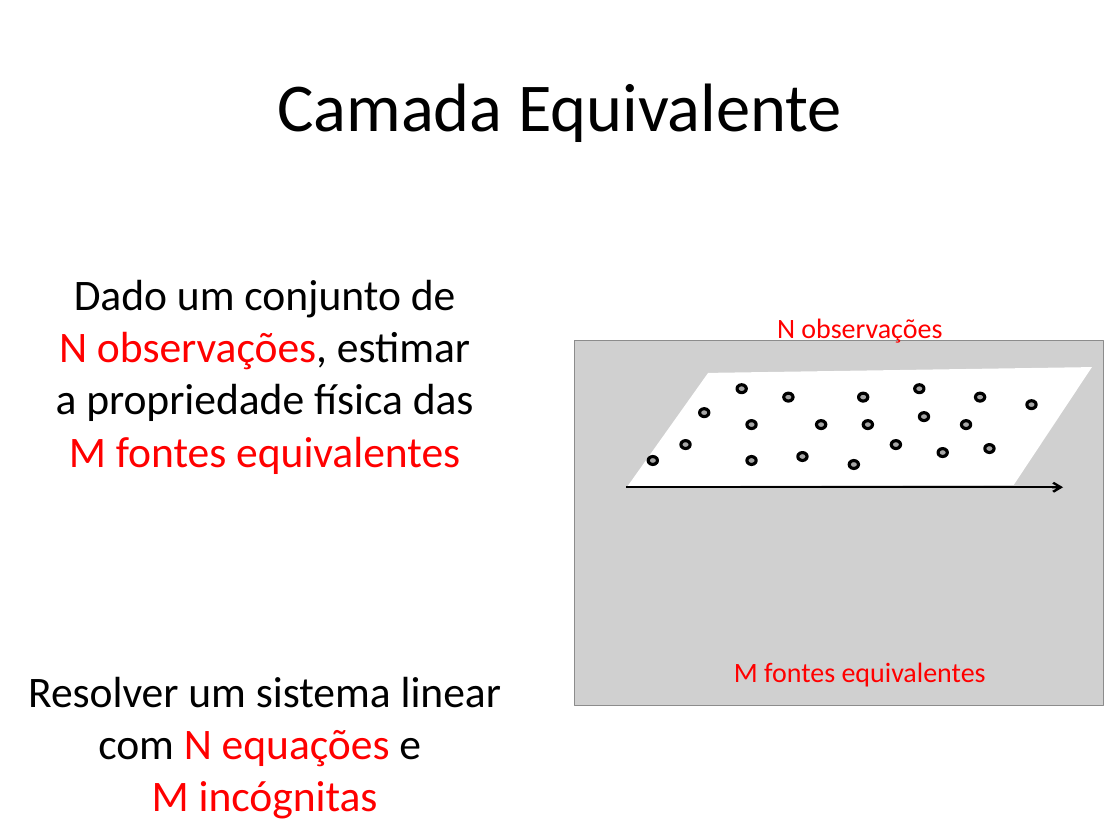
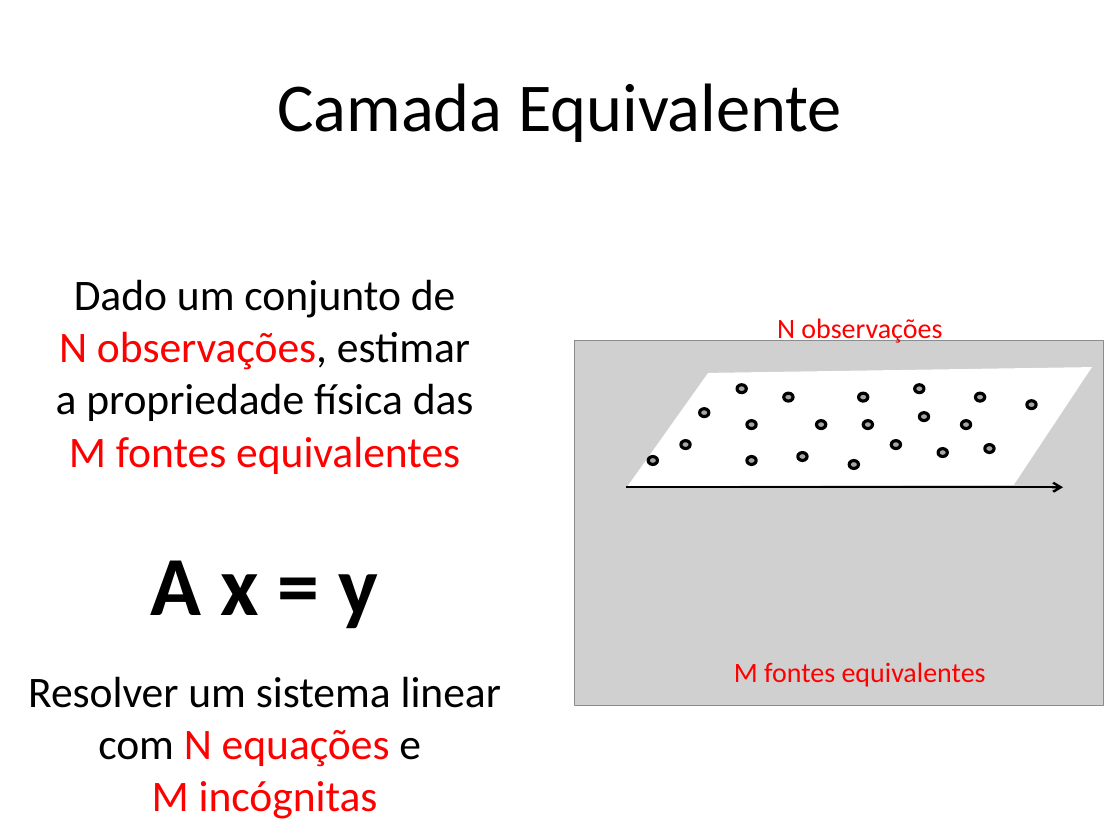
Before and after one commit to pinga-lab/CE-VII-SimBGf-2016, a slide deck: slide 26 of slides/ce-introducao.pptx (slide 12 before the commit). Drawn at 1120x840 pixels with LibreOffice and Linux fonts; fonts in the diff are those of the drawing; grey boxes stand for pictures. Boxes give left, top, right and bottom in pixels: in the first picture for what was removed or moved away, otherwise in the second. Text is boxed around its words. In the diff, an @@ line names an element or a change of style, - is before the commit and + after.

Commit message:
primeiras ideias sobre camada equivalente

```diff
--- a/slides/ce-introducao.pptx
+++ b/slides/ce-introducao.pptx
@@ text added at (x1=150, y1=560, x2=378, y2=629), 54 pt, text #000000, bold @@
+A x = y
```
Also in this commit, not shown: 1 other slide changed, 16 slides added, 1 slide removed, 1 other file.
